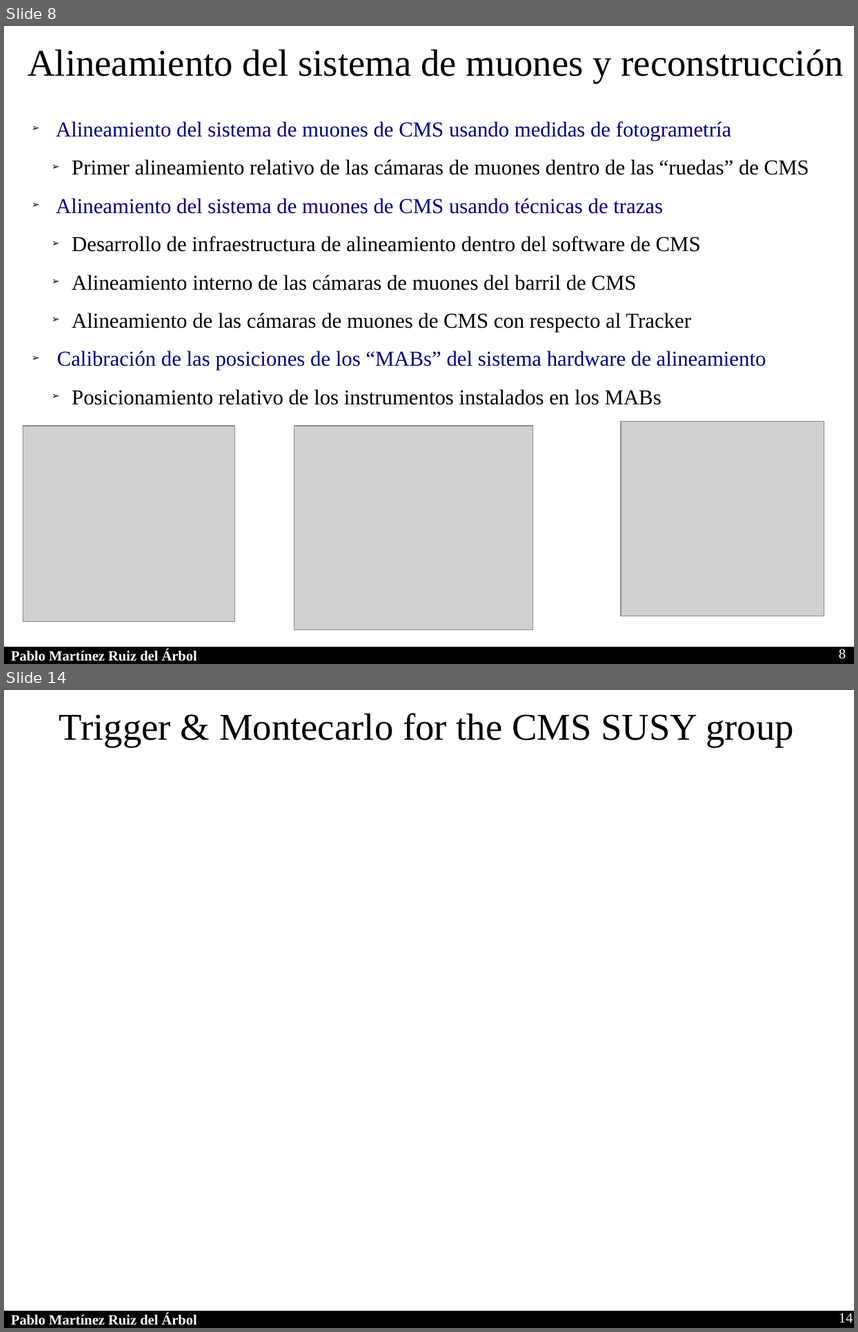
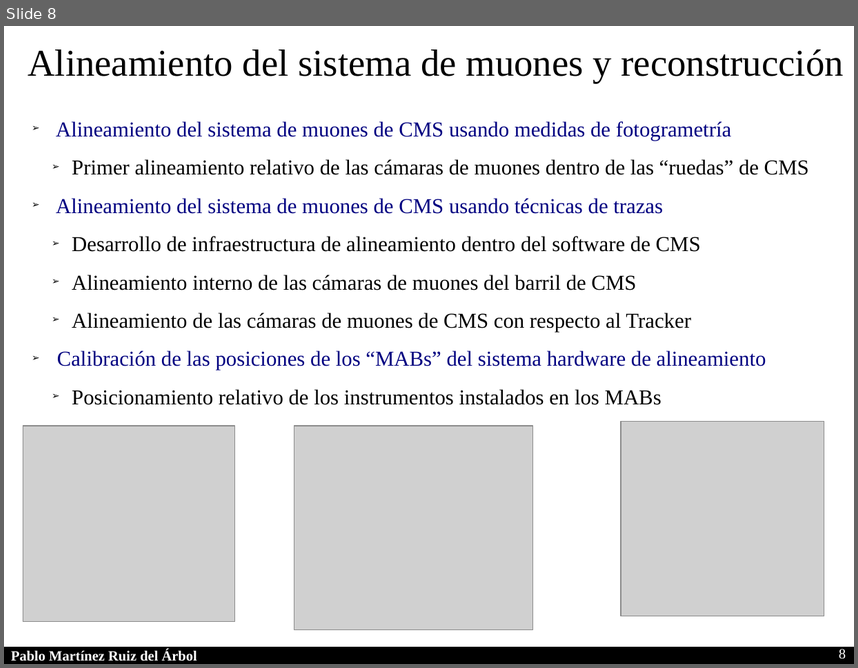
Before and after one commit to parbol/Plaza, a slide deck: Presentacion/Presentacion.odp. Shown one above the other, each under a label of ours: slides 8 and 14 before the commit, slide 8 after it; the slides between them are not shown. The pictures are 858x1332 and 858x668 pixels, drawn with LibreOffice and Linux fonts; fonts in the diff are those of the drawing; grey boxes stand for pictures. Boxes give left, top, right and bottom in pixels: in the first picture for what was removed or moved away, otherwise in the second. Text is boxed around its words. In the diff, an @@ line names an element or a change of style, - is before the commit and + after.

```diff
--- a/Presentacion/Presentacion.odp
+++ b/Presentacion/Presentacion.odp
@@ slide 14 removed at bbox=[4, 690, 854, 1328], background #FFFFFF; not listed: 2 template elements that a slide beside it also shows @@
@@ text removed at bbox=[59, 713, 794, 747] @@
-Trigger & Montecarlo for the CMS SUSY group
@@ page number removed at bbox=[839, 1312, 853, 1322] @@
-14
```
Also in this commit, not shown: 6 slides changed, 7 slides added, 1 other slide removed.
